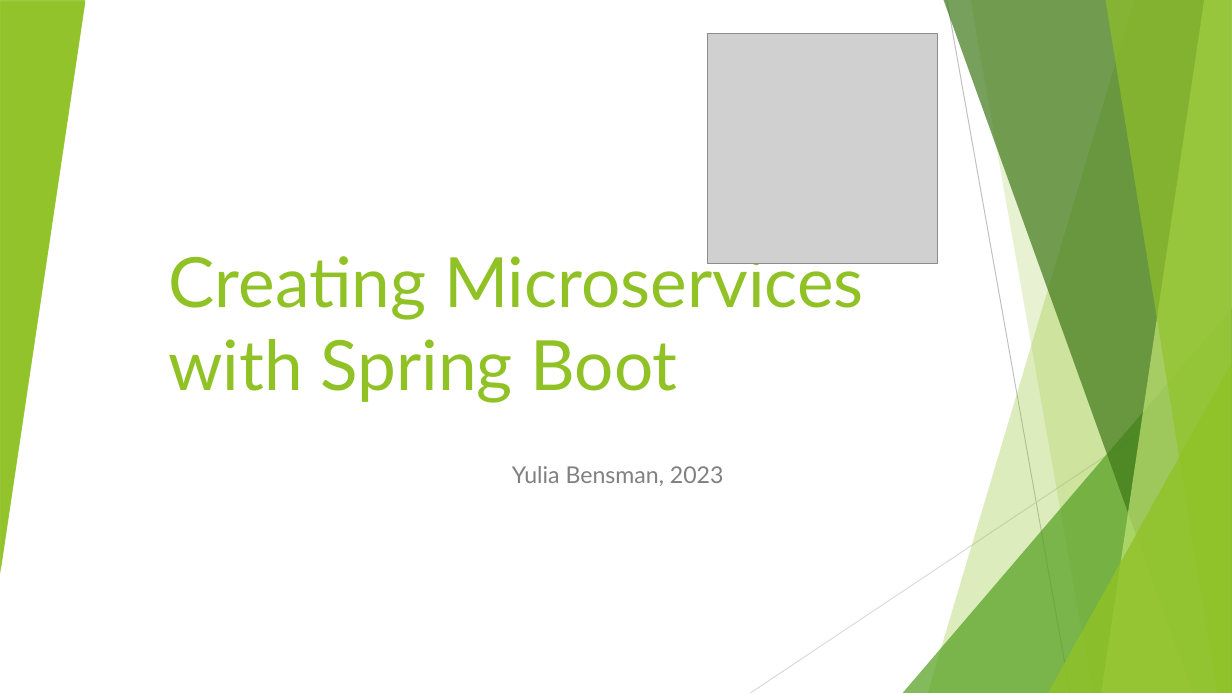
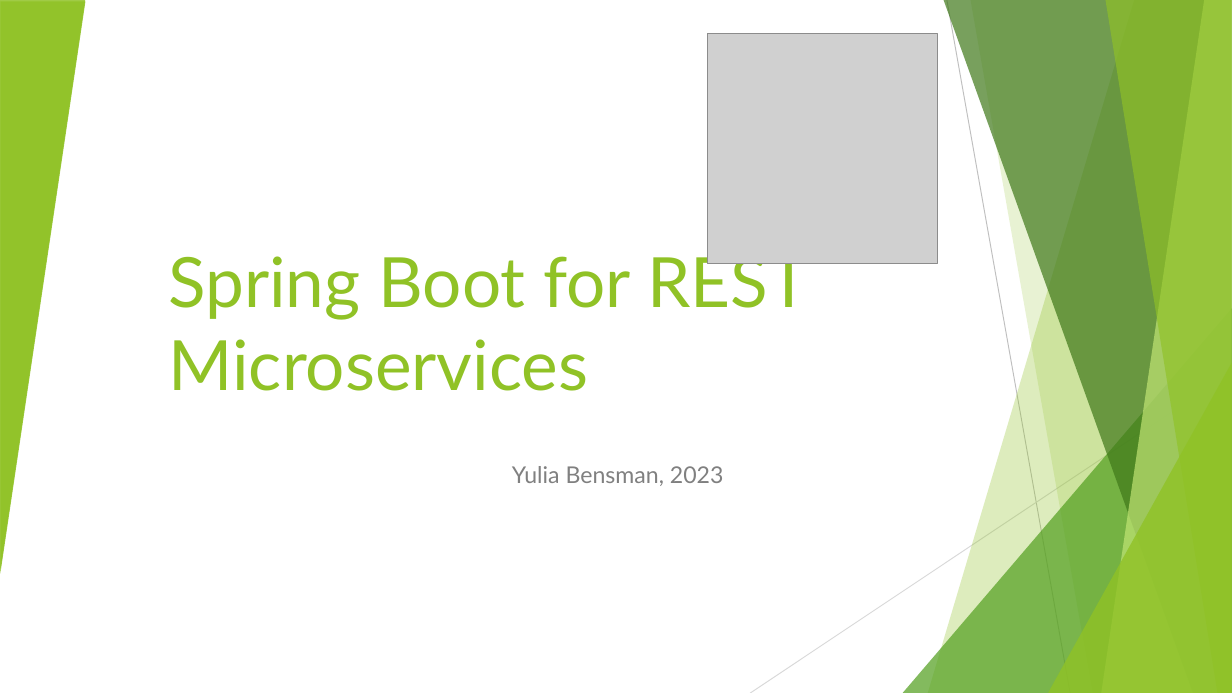
Before and after one commit to ybensman/SpringMicroserviceDemo, a slide deck: slide 1 of Spring_Beginners_2_SpringBootForMS.pptx. Drawn at 1232x693 pixels with LibreOffice and Linux fonts; fonts in the diff are those of the drawing; grey boxes stand for pictures. Boxes give left, top, right and bottom in pixels: in the first picture for what was removed or moved away, otherwise in the second. Text is boxed around its words. In the diff, an @@ line names an element or a change of style, - is before the commit and + after.

```diff
--- a/Spring_Beginners_2_SpringBootForMS.pptx
+++ b/Spring_Beginners_2_SpringBootForMS.pptx
@@ title at [169, 247, 809, 391]: text changed @@
-Creating Microservices with Spring Boot
+Spring Boot for REST Microservices
```
Also in this commit, not shown: 8 other slides changed, 2 slides added.
